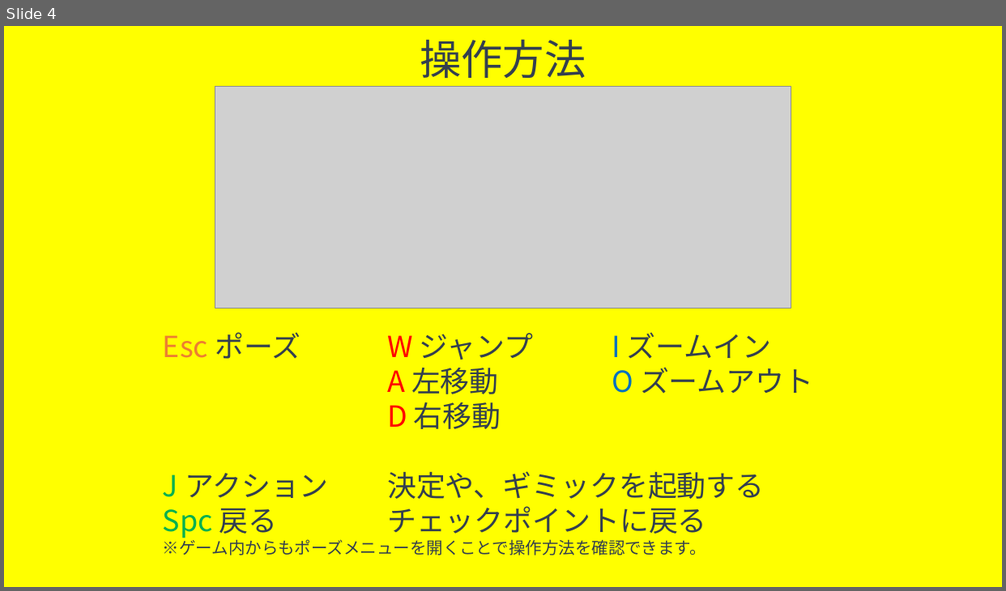
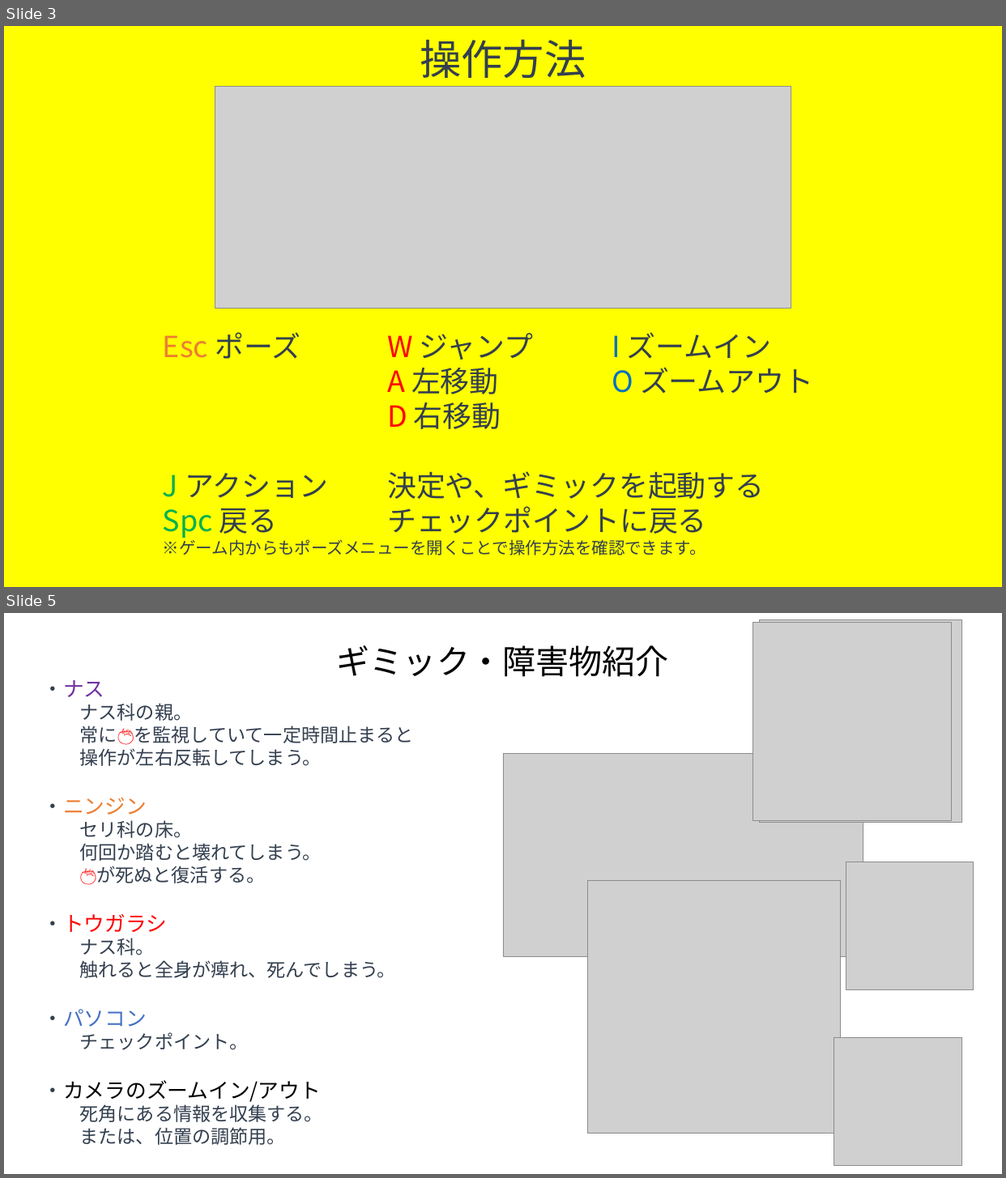
Before and after one commit to trr-n/taxmc-neo, a slide deck: kikaku/potato_kikakusho.pptx. Shown one above the other, each under a label of ours: slide 4 before the commit, slides 3 and 5 after it; the slides between them are not shown. The pictures are 1006x591 and 1006x1178 pixels, drawn with LibreOffice and Linux fonts; fonts in the diff are those of the drawing; grey boxes stand for pictures. Boxes give left, top, right and bottom in pixels: in the first picture for what was removed or moved away, otherwise in the second. Text is boxed around its words. In the diff, an @@ line names an element or a change of style, - is before the commit and + after.

```diff
--- a/kikaku/potato_kikakusho.pptx
+++ b/kikaku/potato_kikakusho.pptx
@@ slide 5 added at <box>4,613,1002,1174</box>, background #FFFFFF @@
@@ picture added at <box>752,622,951,820</box> @@
@@ picture added at <box>760,620,962,824</box> @@
@@ text added at <box>337,645,669,677</box>, 32 pt, text #000000 @@
+ギミック・障害物紹介
@@ text added at <box>42,680,414,1145</box>, 18 pt, text #333F50 @@
+・ナス
+ナス科の親。
+常に🍅を監視していて一定時間止まると
+操作が左右反転してしまう。
+・ニンジン
+セリ科の床。
+何回か踏むと壊れてしまう。
+🍅が死ぬと復活する。
+・トウガラシ
+ナス科。
+触れると全身が痺れ、死んでしまう。
+・パソコン
+チェックポイント。
+・カメラのズームイン/アウト
+死角にある情報を収集する。
+または、位置の調節用。
@@ picture added at <box>503,754,863,956</box> @@
@@ picture added at <box>846,862,974,990</box> @@
@@ picture added at <box>588,881,841,1134</box> @@
@@ picture added at <box>834,1037,962,1165</box> @@
@@ what was slide 4 is now slide 3 @@
```
Also in this commit, not shown: 2 slides changed, 1 other slide added, 21 other files.
